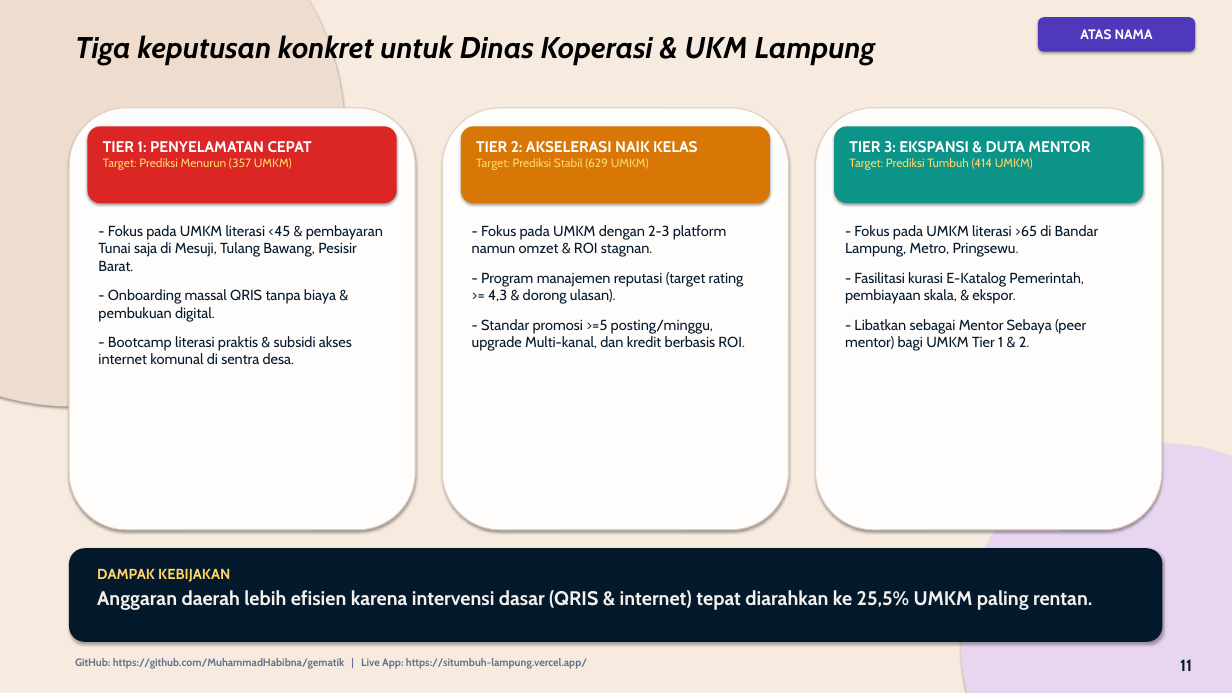
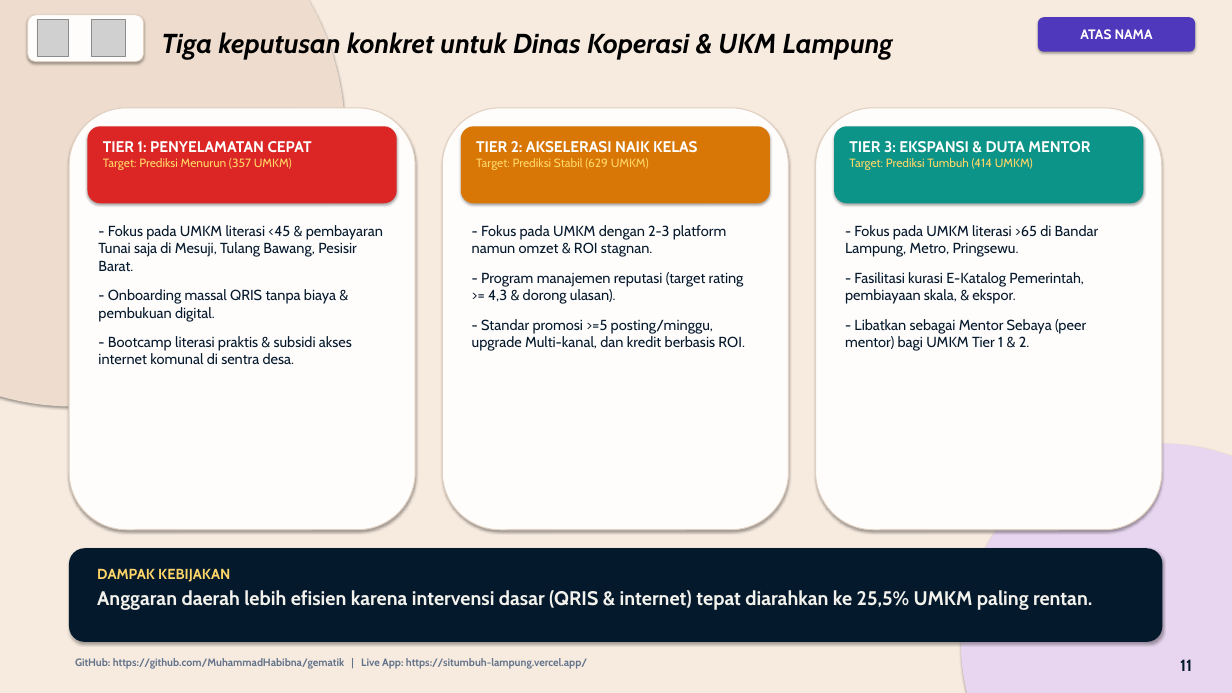
Before and after one commit to MuhammadHabibna/gematik, a slide deck: slide 11 of Atas_Nama_Presentasi_Final.pptx. Drawn at 1232x693 pixels with LibreOffice and Linux fonts; fonts in the diff are those of the drawing; grey boxes stand for pictures. Boxes give left, top, right and bottom in pixels: in the first picture for what was removed or moved away, otherwise in the second. Text is boxed around its words. In the diff, an @@ line names an element or a change of style, - is before the commit and + after.

```diff
--- a/Atas_Nama_Presentasi_Final.pptx
+++ b/Atas_Nama_Presentasi_Final.pptx
@@ rounded rectangle added at [28, 15, 144, 62], fill #FFFDFC, outline #E1D0C0 1 pt @@
@@ picture added at [37, 20, 68, 57] @@
@@ picture added at [91, 20, 126, 57] @@
@@ text "Tiga keputusan konkret untuk Dinas ...": place and size @@
-text "Tiga keputusan konkret untuk Dinas ..." at [75, 35, 875, 65]
+text "Tiga keputusan konkret untuk Dinas ..." at [161, 32, 893, 59]
@@ text "Tiga keputusan konkret untuk Dinas ..." at [161, 32, 893, 59]: size 35 to 32 pt @@
```
Also in this commit, not shown: 19 other slides changed, 1 other file.
